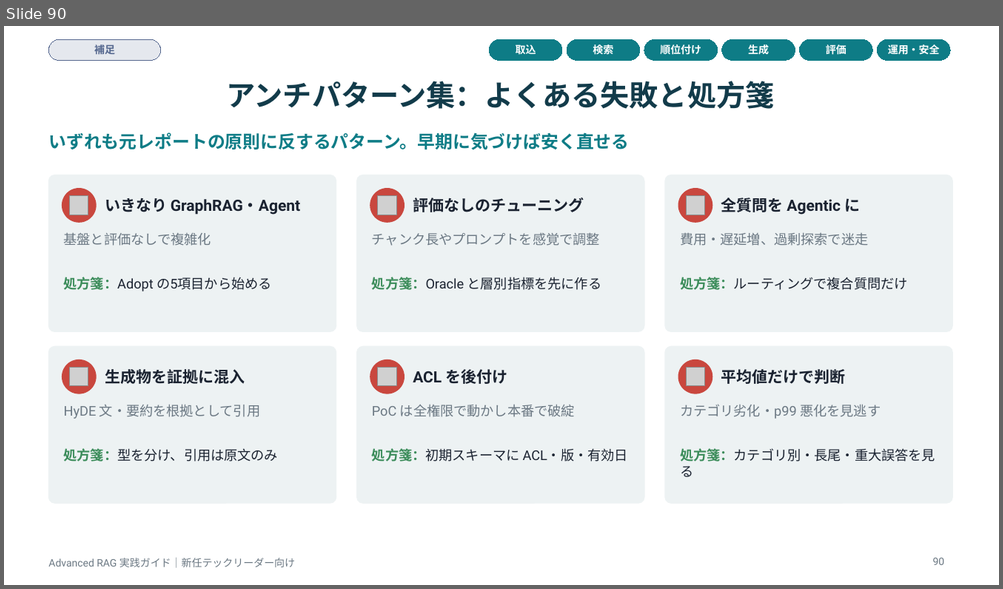
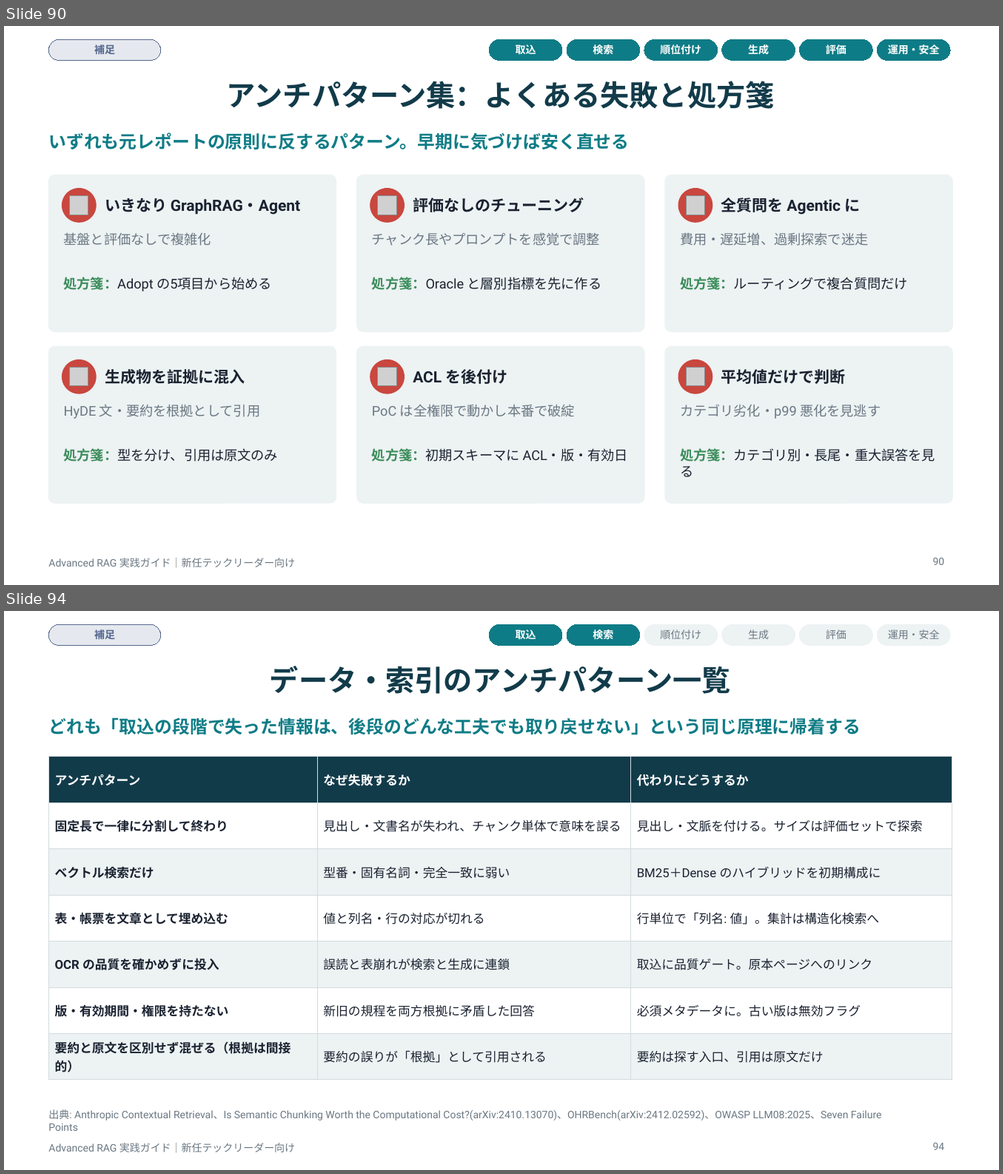
Before and after one commit to Takenori-Kusaka/advanced-rag-fmea-casestudy, a slide deck: slides/AdvancedRAG_実践ガイド.pptx. Shown one above the other, each under a label of ours: slide 90 before the commit, slides 90 and 94 after it; the slides between them are not shown. The pictures are 1003x589 and 1003x1174 pixels, drawn with LibreOffice and Linux fonts; fonts in the diff are those of the drawing; grey boxes stand for pictures. Boxes give left, top, right and bottom in pixels: in the first picture for what was removed or moved away, otherwise in the second. Text is boxed around its words. In the diff, an @@ line names an element or a change of style, - is before the commit and + after.

```diff
--- a/slides/AdvancedRAG_実践ガイド.pptx
+++ b/slides/AdvancedRAG_実践ガイド.pptx
@@ slide 94 added at [4, 611, 999, 1170], background #FFFFFF; not listed: 1 template element that a slide beside it also shows @@
@@ rounded rectangle added at [48, 624, 161, 645], fill #56688F at 15% opacity, outline #56688F 0.75 pt, 10 pt, text #56688F, bold @@
+補足
@@ rounded rectangle added at [489, 624, 562, 645], fill #0E7C86, outline #0E7C86 0.75 pt, 10 pt, text #FFFFFF, bold @@
+取込
@@ rounded rectangle added at [566, 624, 640, 645], fill #0E7C86, outline #0E7C86 0.75 pt, 10 pt, text #FFFFFF, bold @@
+検索
@@ rounded rectangle added at [644, 624, 717, 645], fill #EDF2F3, outline #EDF2F3 0.75 pt, 10 pt, text #6B7883 @@
+順位付け
@@ rounded rectangle added at [722, 624, 795, 645], fill #EDF2F3, outline #EDF2F3 0.75 pt, 10 pt, text #6B7883 @@
+生成
@@ rounded rectangle added at [800, 624, 873, 645], fill #EDF2F3, outline #EDF2F3 0.75 pt, 10 pt, text #6B7883 @@
+評価
@@ rounded rectangle added at [877, 624, 950, 645], fill #EDF2F3, outline #EDF2F3 0.75 pt, 10 pt, text #6B7883 @@
+運用・安全
@@ title added at [270, 666, 731, 694], 28 pt, text #123B4A, bold @@
+データ・索引のアンチパターン一覧
@@ text added at [48, 718, 860, 735], 17 pt, text #0E7C86, bold @@
+どれも「取込の段階で失った情報は、後段のどんな工夫でも取り戻せない」という同じ原理に帰着する
@@ table added at [48, 757, 951, 1076], 7 rows, 3 columns @@
+アンチパターン | なぜ失敗するか | 代わりにどうするか
+固定長で一律に分割して終わり | 見出し・文書名が失われ、チャンク単体で意味を誤る | 見出し・文脈を付ける。サイズは評価セットで探索
+ベクトル検索だけ | 型番・固有名詞・完全一致に弱い | BM25＋Dense のハイブリッドを初期構成に
+表・帳票を文章として埋め込む | 値と列名・行の対応が切れる | 行単位で「列名: 値」。集計は構造化検索へ
+OCR の品質を確かめずに投入 | 誤読と表崩れが検索と生成に連鎖 | 取込に品質ゲート。原本ページへのリンク
+版・有効期間・権限を持たない | 新旧の規程を両方根拠に矛盾した回答 | 必須メタデータに。古い版は無効フラグ
+要約と原文を区別せず混ぜる（根拠は間接的） | 要約の誤りが「根拠」として引用される | 要約は探す入口、引用は原文だけ
@@ text added at [48, 1110, 882, 1131], 10 pt, text #6B7883 @@
+出典: Anthropic Contextual Retrieval、Is Semantic Chunking Worth the Computational Cost?(arXiv:2410.13070)、OHRBench(arXiv:2412.02592)、OWASP LLM08:2025、Seven Failure Points
@@ page number added at [933, 1143, 945, 1150], 10 pt, text #6B7883 @@
+94
```
Also in this commit, not shown: 21 other slides added, 33 other files.
